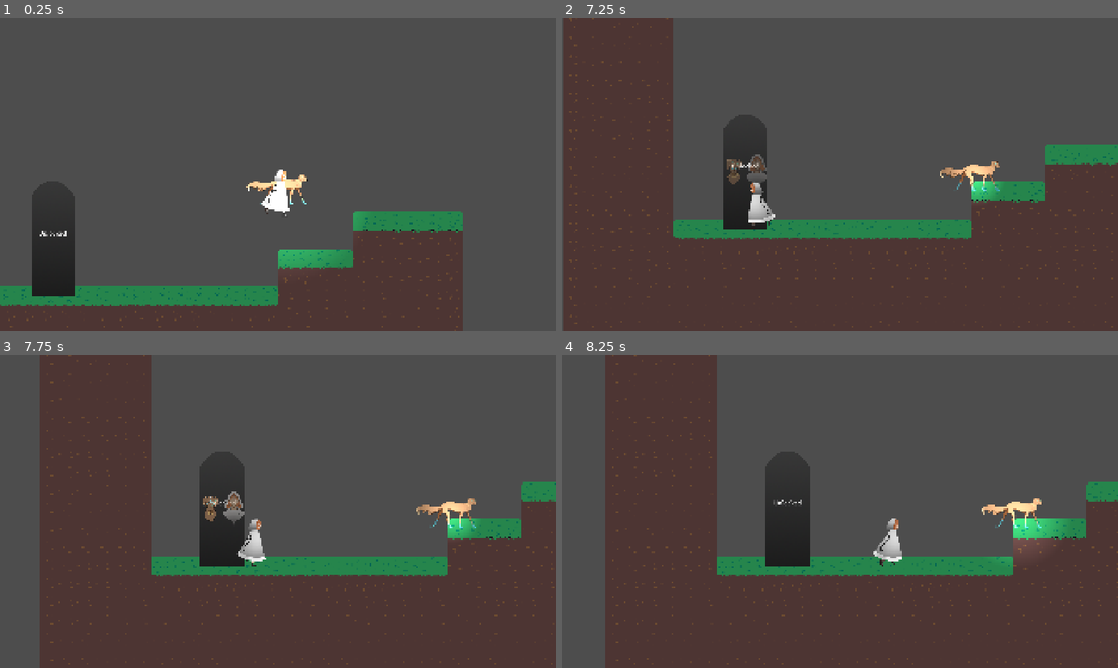
Above: before the commit, frames 1-4 (two rows, left to right).
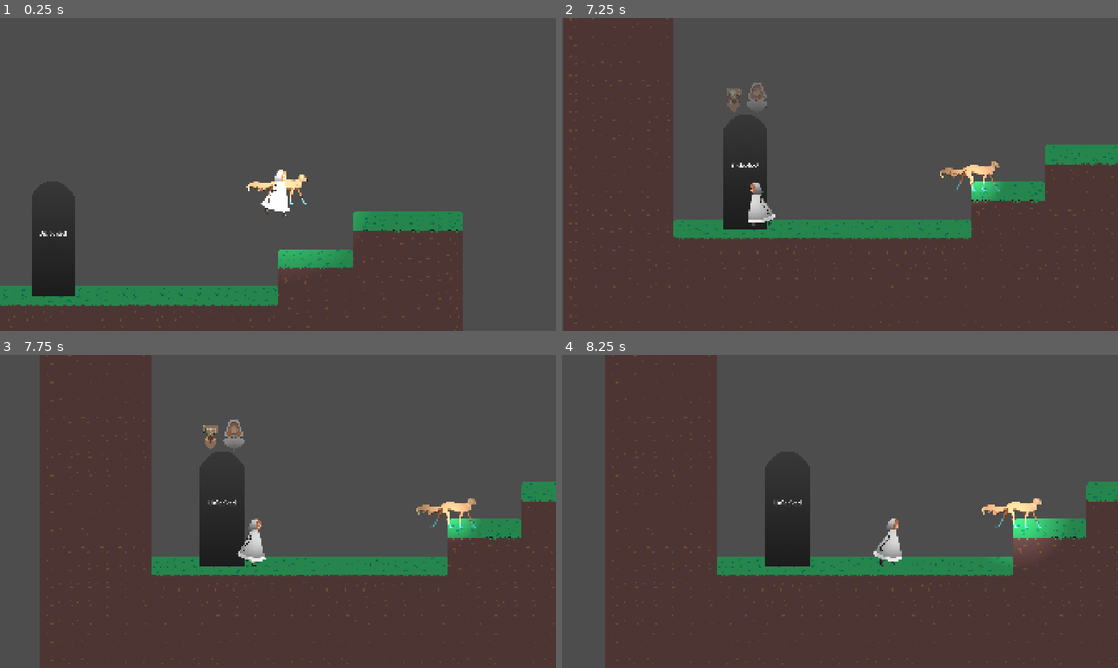
Above: after the commit, the same moments.

Repository: seanberr/Blindside
Game: Godot game, scene res://Scenes/Levels/platforming_room_one.tscn
The game is run twice, just before and just after one commit, with the same random seed, the same clock (stepped at 60 frames per second) and the same inputs. This scene is started directly instead of the project's main scene.
Inputs:
- Up to frame 1 (0.25 s): no input
- Up to frame 2 (7.25 s): hold D (Player1_Right) 0.53-2.03 s; hold A (Player1_Left) 2.03-2.78 s; hold D (Player1_Right) 2.78-4.28 s; hold A (Player1_Left) 4.28-5.03 s; hold D (Player1_Right) 5.03-5.78 s; hold A (Player1_Left) from 5.78 s (still down)
- Up to frame 3 (7.75 s): release A (Player1_Left) at 7.28 s; hold D (Player1_Right) from 7.28 s (still down)
- Up to frame 4 (8.25 s): keep holding D (Player1_Right)

Frame 1 is identical in both runs. In frame 2, 0.7% of the frame differs, in the area x 29-37%, y 20-54%; in frame 3, 0.8%, in the area x 36-44%, y 20-54%; in frame 4, nothing differs.

Commit message:
added max fall speed

Diff:
--- a/blindside/Scenes/Levels/puzzle_room_three.tscn
+++ b/blindside/Scenes/Levels/puzzle_room_three.tscn
@@ -1,6 +1,7 @@
 [gd_scene format=4 uid="uid://dvfktk3cubbiv"]
 
 [ext_resource type="PackedScene" uid="uid://dyjicgdjdwsip" path="res://Scenes/Tileset/Test_Tileset.tscn" id="1_ampr3"]
+[ext_resource type="Script" uid="uid://b6dfhua1w4u1p" path="res://Scenes/Levels/level.gd" id="1_qo53q"]
 [ext_resource type="Texture2D" uid="uid://08wfg1bag5bu" path="res://Assets/Player Icon/Sadie_Player_Icon.png" id="4_8j0jc"]
 [ext_resource type="Texture2D" uid="uid://bmpg5yy6k7c6o" path="res://Assets/Player Icon/Alex_Player_Icon.png" id="5_f55q5"]
 [ext_resource type="PackedScene" uid="uid://bvojyqwoxgdac" path="res://Scenes/Canvas Modulates/blindless_modulate.tscn" id="6_f55q5"]
@@ -11,6 +12,8 @@
 [ext_resource type="Texture2D" uid="uid://hq3y3shxinjd" path="res://Assets/Background/sketch_4.png" id="9_abv05"]
 
 [node name="Puzzle Room Three" type="Node2D" unique_id=1382614291]
+script = ExtResource("1_qo53q")
+spawn_positions = Array[Vector2]([Vector2(0, 0), Vector2(0, 0)])
 
 [node name="TestTileset" parent="." unique_id=515895555 instance=ExtResource("1_ampr3")]
 tile_map_data = PackedByteArray("AAD9//P/AAABAAIAAAD9//T/AAABAAIAAAD9//X/AAABAAIAAAD9//b/AAABAAIAAAD9//f/AAABAAIAAAD9// …(9072 unchanged characters)…
@@ -59,3 +62,8 @@
 position = Vector2(1374, -395)
 scale = Vector2(0.15, 0.15)
 texture = ExtResource("5_f55q5")
+
+[node name="Camera2D" type="Camera2D" parent="." unique_id=975074493]
+position = Vector2(260, -400)
+enabled = false
+zoom = Vector2(0.6, 0.6)
--- a/blindside/Scenes/Objects/door.tscn
+++ b/blindside/Scenes/Objects/door.tscn
@@ -37,6 +37,7 @@
 [node name="Interactable Component" parent="." unique_id=1580344963 node_paths=PackedStringArray("parent", "interaction_area") instance=ExtResource("2_gc7pt")]
 parent = NodePath("..")
 interaction_area = NodePath("Area2D")
+icon_position = Vector2(0, -250)
 
 [node name="Area2D" type="Area2D" parent="Interactable Component" unique_id=1690511813]
 
--- a/blindside/Scenes/Player/Alex/gravity_component.gd
+++ b/blindside/Scenes/Player/Alex/gravity_component.gd
@@ -5,10 +5,12 @@
 
 @onready var gravity_magnitude : float = ProjectSettings.get_setting("physics/2d/default_gravity")
 @export var gravity_multiplier : float = 1
+@export var max_fall_speed = 1000
 
 func apply_gravity(
 	delta : float,
 ) -> Vector2:
 	character.velocity.y += gravity_magnitude * gravity_multiplier * delta
+	character.velocity.y = min(character.velocity.y, max_fall_speed)
 
 	return character.velocity
